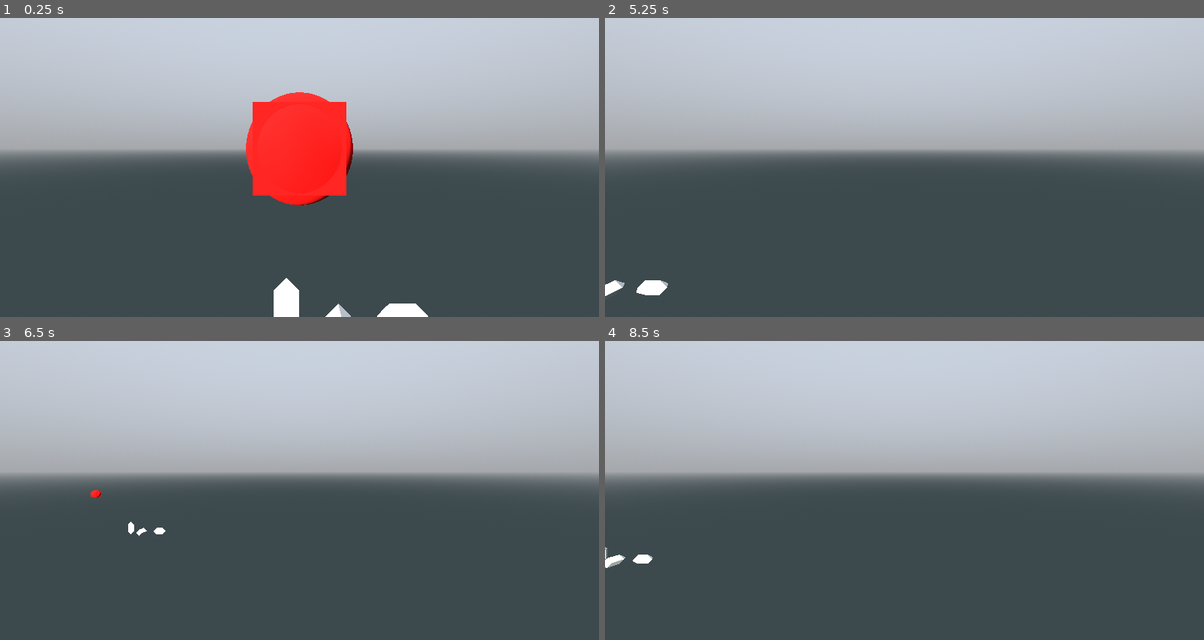
Above: before the commit, frames 1-4 (two rows, left to right).
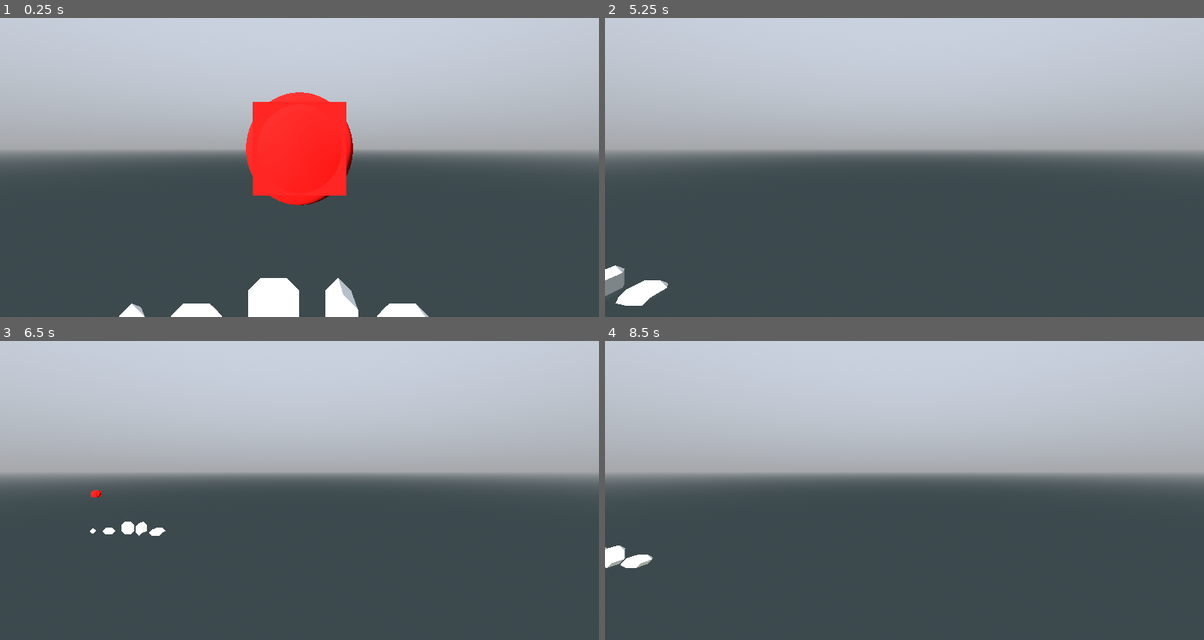
Above: after the commit, the same moments.

Repository: pixerhp/Hatchetflair
Game: Godot game, scene res://topscenes/gameplay_topscene.tscn
The game is run twice, just before and just after one commit, with the same random seed, the same clock (stepped at 60 frames per second) and the same inputs.
Inputs (mouse positions are in pixels of both pictures, inside the frame that each line leads up to):
- Up to frame 1 (0.25 s): no input
- Up to frame 2 (5.25 s): tap Enter at 0.5, 2.75, 4.25 s; move the mouse to (1036, 131) at 0.52 s; hold D (move_right) 0.53-1.28 s; hold Shift (speed_faster) 0.53-1.28 s; click (1036, 131) at 0.67 s; move the mouse to (784, 164) at 1.27 s; hold S (move_backwards) 1.28-2.03 s; tap Ctrl (speed_slower) at 1.35, 2.85, 4.35 s; tap Space (move_jump_up) at 2, 3.5, 5 s; move the mouse to (964, 74) at 2.02 s; hold D (move_right) 2.03-2.78 s; hold Shift (speed_faster) 2.03-2.78 s; move the mouse to (874, 215) at 2.77 s; hold W (move_forwards) 2.78-3.53 s; click (874, 215) at 2.92 s; move the mouse to (1084, 200) at 3.52 s; hold Shift (speed_faster) 3.53-4.28 s; hold A (move_left) 3.53-5.03 s; move the mouse to (724, 98) at 4.27 s; move the mouse to (934, 149) at 5.02 s; hold S (move_backwards) from 5.03 s (still down); hold Shift (speed_faster) from 5.03 s (still down); click (934, 149) at 5.17 s
- Up to frame 3 (6.5 s): move the mouse to (209, 388) at 5.77 s; release S (move_backwards) at 5.78 s; release Shift (speed_faster) at 5.78 s; hold D (move_right) from 5.78 s (still down); tap Ctrl (speed_slower) at 5.85 s
- Up to frame 4 (8.5 s): move the mouse to (1036, 454) at 6.52 s; release D (move_right) at 6.53 s; hold W (move_forwards) 6.53-7.28 s; hold Shift (speed_faster) 6.53-7.28 s; move the mouse to (784, 487) at 7.27 s; hold D (move_right) 7.28-8.03 s; tap Ctrl (speed_slower) at 7.35 s; click (784, 487) at 7.42 s; move the mouse to (964, 397) at 8.02 s; hold S (move_backwards) from 8.03 s (still down); hold Shift (speed_faster) from 8.03 s (still down)

The runs differ from the first frame. In frame 1, 1.5% of the frame differs, in the area x 19-72%, y 86-100%; in frame 2, 0.5%; in frame 3, 0.2%; in frame 4, 0.2%.

Commit message:
Fix 9th marching cubes pattern

Diff:
--- a/scripts/autoloaded/world_utils.gd
+++ b/scripts/autoloaded/world_utils.gd
@@ -115,7 +115,7 @@
 	[4,5,2, 4,2,3, 4,3,6],
 	[14,2,1, 14,5,2, 14,4,5, 14,6,11, 14,11,9],
 	[0,14,4, 0,12,14, 1,14,12,  7,12,2, 7,16,12, 3,12,16,  9,16,11, 9,14,16, 6,16,14],
-	[5,7,6, 7,4,5],
+	[5,7,6, 6,4,5],
 	[2,6,8,  3,6,2, 5,2,8, 9,8,6],
 
 	[2,3,10, 3,6,10, 8,10,6, 4,8,6],
@@ -258,7 +258,7 @@
 	[7, 2, 1, 1, 6, 7],
 	[6, 7, 2, 6, 2, 0, 6, 0, 4],
 	[5, 0, 7, 0, 1, 7, 1, 6, 7],
-	[5, 4, 7, 6, 7, 5],
+	[5, 4, 6, 6, 7, 5],
 	[9, 4, 8],
 	[8, 9, 1, 1, 0, 8],
 	[5, 13, 2, 2, 13, 0, 4, 13, 9, 9, 13, 8],
@@ -294,7 +294,7 @@
 	[5, 10, 9, 9, 4, 5],
 	[1, 0, 9, 0, 5, 9, 5, 10, 9],
 	[10, 9, 4, 10, 4, 0, 10, 0, 2],
-	[10, 9, 2, 1, 2, 10],
+	[10, 9, 1, 1, 2, 10],
 	[6, 3, 14, 3, 1, 14, 10, 9, 14, 5, 10, 14, 4, 5, 14],
 	[0, 5, 3, 5, 10, 3, 6, 3, 10, 9, 6, 10],
 	[10, 9, 14, 10, 14, 12, 10, 12, 2, 1, 14, 12, 4, 0, 12, 4, 12, 14, 6, 3, 12, 6, 12, 14],
@@ -328,7 +328,7 @@
 	[13, 6, 4, 13, 11, 6, 13, 8, 11, 13, 0, 2, 13, 2, 5],
 	[2, 6, 1, 2, 11, 6, 11, 2, 5, 11, 5, 8],
 	[11, 3, 1, 11, 1, 4, 11, 4, 8],
-	[8, 11, 3, 11, 0, 8],
+	[8, 11, 3, 3, 0, 8],
 	[11, 3, 12, 11, 12, 13, 11, 13, 8, 0, 12, 13, 1, 4, 13, 1, 13, 12, 2, 5, 13, 2, 13, 12],
 	[11, 3, 2, 11, 2, 5, 11, 5, 8],
 	[7, 2, 16, 2, 3, 16, 8, 11, 16, 4, 8, 16, 6, 4, 16],
@@ -413,7 +413,7 @@
 	[16, 4, 6, 16, 8, 4, 16, 11, 8, 16, 3, 2, 16, 2, 7],
 	[8, 5, 11, 5, 2, 11, 2, 3, 11],
 	[12, 13, 2, 13, 5, 2, 12, 13, 1, 13, 4, 1, 13, 12, 0, 8, 13, 11, 13, 12, 11, 12, 3, 11],
-	[8, 0, 11, 3, 11, 8],
+	[8, 0, 3, 3, 11, 8],
 	[8, 4, 11, 4, 1, 11, 1, 3, 11],
 	[8, 5, 11, 5, 2, 11, 6, 11, 2, 1, 6, 2],
 	[5, 2, 13, 2, 0, 13, 11, 8, 13, 6, 11, 13, 4, 6, 13],
@@ -447,7 +447,7 @@
 	[14, 12, 6, 12, 3, 6, 14, 12, 4, 12, 0, 4, 12, 14, 1, 2, 12, 10, 12, 14, 10, 14, 9, 10],
 	[10, 6, 9, 10, 3, 6, 3, 10, 5, 3, 5, 0],
 	[14, 5, 4, 14, 10, 5, 14, 9, 10, 14, 1, 3, 14, 3, 6],
-	[10, 2, 1, 2, 9, 10],
+	[10, 2, 1, 1, 9, 10],
 	[2, 0, 10, 0, 4, 10, 4, 9, 10],
 	[9, 10, 5, 9, 5, 0, 9, 0, 1],
 	[5, 4, 9, 9, 10, 5],
@@ -483,7 +483,7 @@
 	[8, 13, 9, 9, 13, 4, 0, 13, 2, 2, 13, 5],
 	[8, 0, 1, 1, 9, 8],
 	[8, 4, 9],
-	[5, 7, 6, 7, 4, 5],
+	[5, 7, 6, 6, 4, 5],
 	[7, 6, 1, 7, 1, 0, 7, 0, 5],
 	[4, 0, 6, 0, 2, 6, 2, 7, 6],
 	[7, 6, 1, 1, 2, 7],
--- a/scripts/tchunks_manager.gd
+++ b/scripts/tchunks_manager.gd
@@ -126,9 +126,6 @@
 			(0b01000000 * int(not shapes[6] <= TILE_SHAPE.EMPTY)) +
 			(0b10000000 * int(not shapes[7] <= TILE_SHAPE.EMPTY))
 		)
-
-		#if not state == 0b01000000:
-			#return
 
 		print("pos: ", pos)
 
@@ -245,21 +242,25 @@
 	test_chunk.tile_shapes.fill(TILE_SHAPE.EMPTY)
 	#test_chunk.randomize_tiles()
 
-	#test_chunk.tile_shapes[273] = TILE_SHAPE.ANG_MARCH
-	#
-	#test_chunk.tile_shapes[275] = TILE_SHAPE.ANG_MARCH
-	#test_chunk.tile_shapes[276] = TILE_SHAPE.ANG_MARCH
-
-	#test_chunk.tile_shapes[278] = TILE_SHAPE.ANG_MARCH
+	test_chunk.tile_shapes[273] = TILE_SHAPE.ANG_MARCH
+
+	test_chunk.tile_shapes[275] = TILE_SHAPE.ANG_MARCH
+	test_chunk.tile_shapes[276] = TILE_SHAPE.ANG_MARCH
+
+	test_chunk.tile_shapes[278] = TILE_SHAPE.ANG_MARCH
 	test_chunk.tile_shapes[279] = TILE_SHAPE.ANG_MARCH
-	#test_chunk.tile_shapes[294] = TILE_SHAPE.ANG_MARCH
+	test_chunk.tile_shapes[294] = TILE_SHAPE.ANG_MARCH
 	test_chunk.tile_shapes[295] = TILE_SHAPE.ANG_MARCH
 
 	test_chunk.tile_shapes[281] = TILE_SHAPE.ANG_MARCH
+	test_chunk.tile_shapes[297] = TILE_SHAPE.ANG_MARCH
 	test_chunk.tile_shapes[537] = TILE_SHAPE.ANG_MARCH
+	test_chunk.tile_shapes[553] = TILE_SHAPE.ANG_MARCH
 
 	test_chunk.tile_shapes[283] = TILE_SHAPE.ANG_MARCH
 	test_chunk.tile_shapes[284] = TILE_SHAPE.ANG_MARCH
+	test_chunk.tile_shapes[539] = TILE_SHAPE.ANG_MARCH
+	test_chunk.tile_shapes[540] = TILE_SHAPE.ANG_MARCH
 
 	#test_chunk.tile_shapes[test_chunk.tile_shapes.size() - 1] = TILE_SHAPE.ANG_MARCH
 
